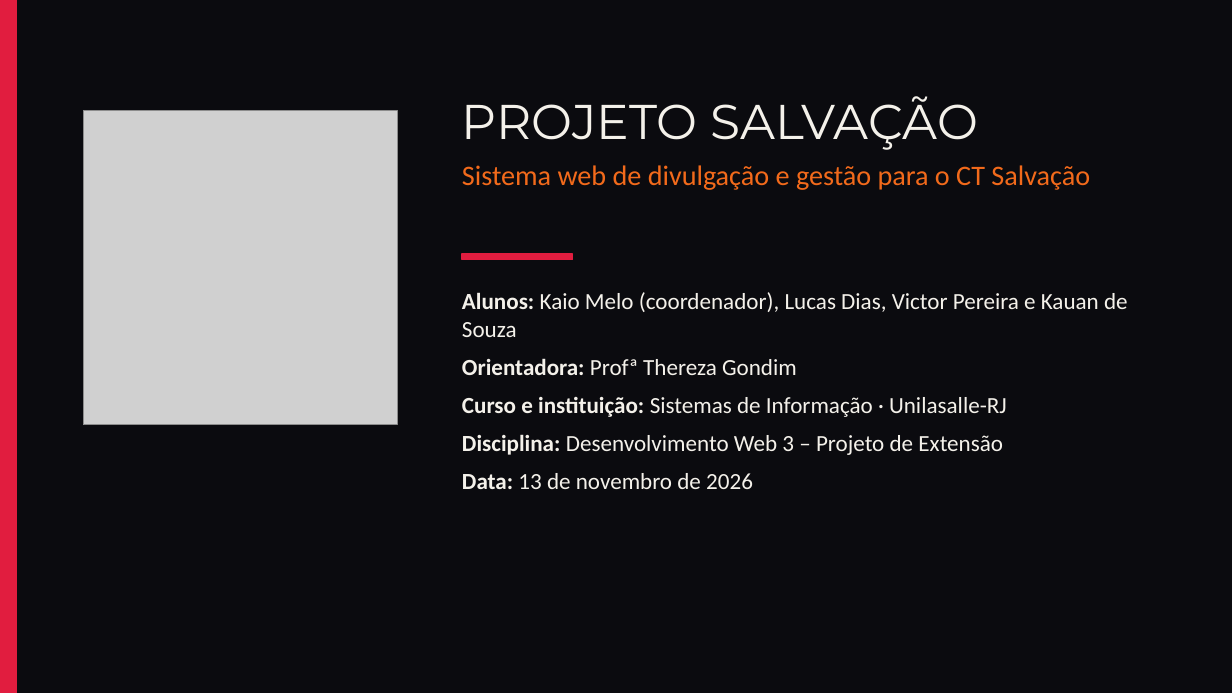
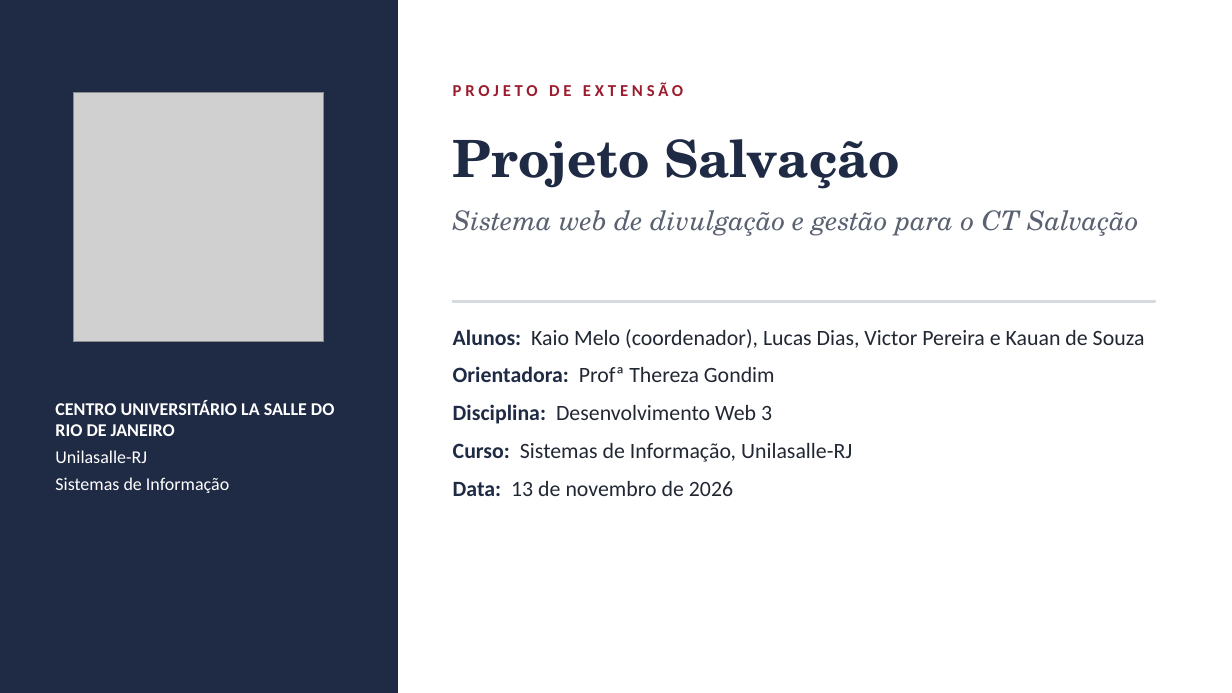
Before and after one commit to kaiozxs/acaosocial, a slide deck: slide 1 of docs/slides-projeto-de-extensao.pptx. Drawn at 1232x693 pixels with LibreOffice and Linux fonts; fonts in the diff are those of the drawing; grey boxes stand for pictures. Boxes give left, top, right and bottom in pixels: in the first picture for what was removed or moved away, otherwise in the second. Text is boxed around its words. In the diff, an @@ line names an element or a change of style, - is before the commit and + after.

Commit message:
Slides em tom acadêmico, manual do usuário e nome Kauan corrigido

```diff
--- a/docs/slides-projeto-de-extensao.pptx
+++ b/docs/slides-projeto-de-extensao.pptx
@@ background #0B0B0F to #FFFFFF @@
@@ rectangle: place and size @@
-rectangle at bbox=[0, 0, 17, 693]
+rectangle at bbox=[0, 0, 397, 693]
@@ rectangle at bbox=[0, 0, 397, 693]: fill #E11D3F to #1F2A44; outline #E11D3F 1 pt to #1F2A44 1 pt @@
@@ text added at bbox=[453, 83, 683, 96], 13 pt, text #9B1C2E, bold @@
+PROJETO DE EXTENSÃO
@@ picture: place and size @@
-picture at bbox=[83, 111, 397, 425]
+picture at bbox=[74, 92, 323, 342]
@@ rectangle added at bbox=[74, 92, 323, 342], fill #FFFFFF, outline #FFFFFF 1 pt @@
@@ text at bbox=[453, 139, 900, 189]: text changed; size 38 to 40 pt; font Montserrat to TeX Gyre Schola; text colour #F4F1EA to #1F2A44; bold on @@
-PROJETO SALVAÇÃO
+Projeto Salvação
@@ text "Sistema web de divulgação e ...": place and size @@
-text "Sistema web de divulgação e ..." at bbox=[462, 165, 1090, 190]
+text "Sistema web de divulgação e ..." at bbox=[453, 210, 1138, 236]
@@ text "Sistema web de divulgação e ..." at bbox=[453, 210, 1138, 236]: size 22 to 21 pt, font Calibri to TeX Gyre Schola, text colour #F26A1B to #5A6272, italic on @@
@@ rectangle removed at bbox=[462, 254, 573, 260] @@
@@ text at bbox=[453, 329, 1145, 496]: size 18 to 17 pt in "Alunos: Kaio Melo (coordenador), Lucas Dias, Victor ...", "Orientadora: Profª Thereza Gondim", "Data: 13 de novembro de 2026"; text colour #F4F1EA to #1F2A44 in "Alunos:", "Orientadora:", "Data:"; text colour #F4F1EA to #222833 in "Kaio Melo (coordenador), Lucas Dias, Victor Pereira ...", "Profª Thereza Gondim", "13 de novembro de 2026"; more space between paragraphs @@
@@ text "Alunos: Kaio Melo (coordenador), Lucas ...": place and size @@
-text "Alunos: Kaio Melo (coordenador), Lucas ..." at bbox=[462, 292, 1128, 489]
+text "Alunos: Kaio Melo (coordenador), Lucas ..." at bbox=[453, 329, 1145, 496]
@@ rectangle added at bbox=[453, 300, 1155, 302], fill #D5D9E0, outline #D5D9E0 1 pt @@
@@ text added at bbox=[55, 400, 335, 493], 14 pt, text #FFFFFF, bold @@
+CENTRO UNIVERSITÁRIO LA SALLE DO RIO DE JANEIRO
+Unilasalle-RJ
+Sistemas de Informação
@@ text at bbox=[453, 404, 852, 462]: text changed; size 18 to 17 pt; text colour #F4F1EA to #222833 @@
-Curso e instituição: Sistemas de Informação · Unilasalle-RJ
-Disciplina: Desenvolvimento Web 3 – Projeto de Extensão
+Disciplina: Desenvolvimento Web 3
+Curso: Sistemas de Informação, Unilasalle-RJ
```
Also in this commit, not shown: 7 other slides changed, 4 other files.
